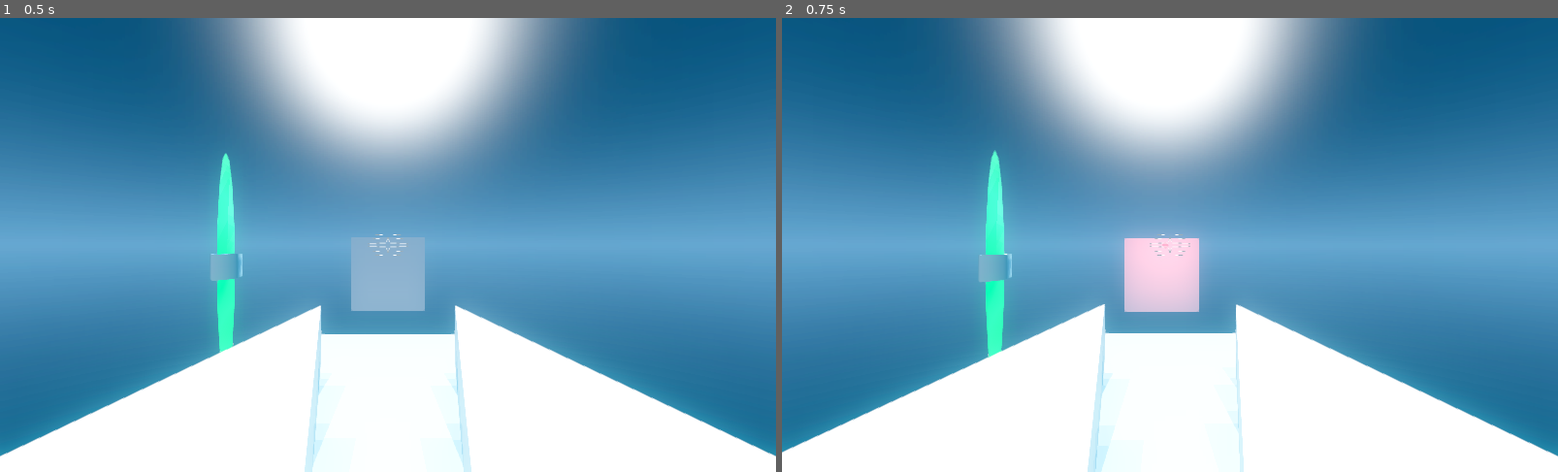
Above: before the commit, frames 1-2 (left to right).
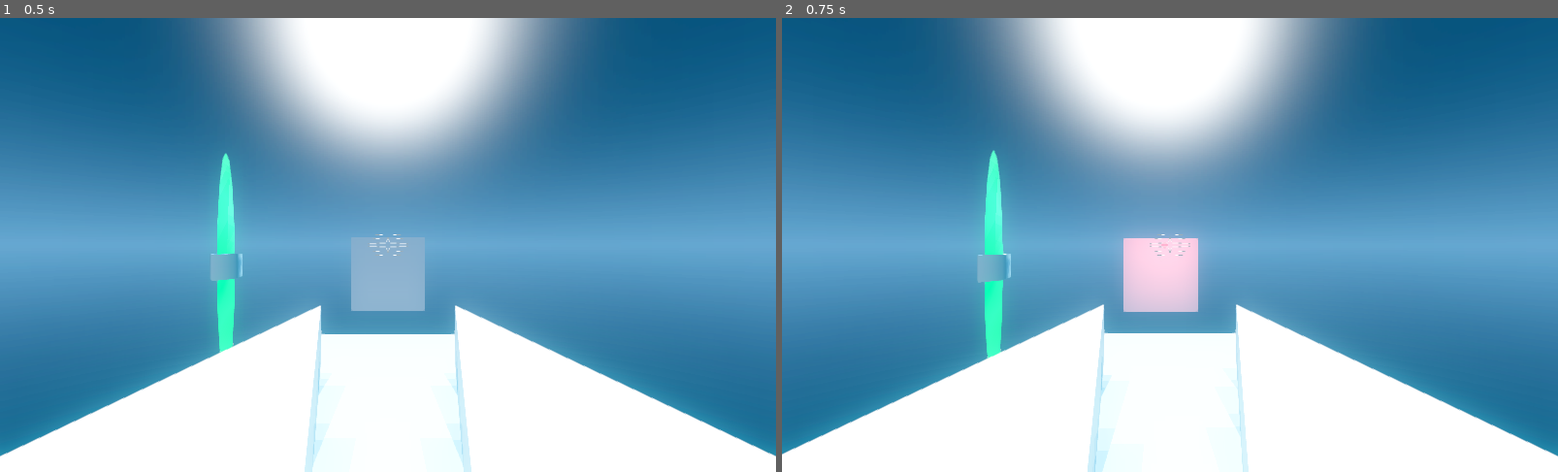
Above: after the commit, the same moments.

Repository: TheEvenOnes/core-breach
Game: Godot game, scene res://src/arena/Arena.tscn
Same seed, same stepped clock (60 frames per second), same inputs: the game is played once before the commit and once after it.
Inputs (mouse positions are in pixels of both pictures, inside the frame that each line leads up to):
- Up to frame 1 (0.5 s): no input
- Up to frame 2 (0.75 s): tap Enter at 0.5 s; move the mouse to (1208, 245) at 0.52 s; hold W (throttle_forward) from 0.53 s (still down); click (1208, 245) at 0.6 s

Frame 1 is identical in both runs. In frame 2, 0.7% of the frame differs, in the area x 0-99%, y 29-100%.

Commit message:
Add projectile impact sounds, make camera follow target faster

Diff:
--- a/src/arena/Arena.tscn
+++ b/src/arena/Arena.tscn
@@ -40,7 +40,7 @@
 transform = Transform( 1, 0, 0, 0, 1, 0, 0, 0, 1, 0, 0.8, 1.6 )
 current = true
 target = NodePath("../Spaceship/InterpolatedCamera")
-speed = 20.0
+speed = 30.0
 enabled = true
 
 [node name="Spaceship" type="RigidBody" parent="."]
--- a/src/weapon/ProjectileExplodeEffect.tscn
+++ b/src/weapon/ProjectileExplodeEffect.tscn
@@ -1,21 +1,22 @@
-[gd_scene load_steps=5 format=2]
+[gd_scene load_steps=6 format=2]
 
 [ext_resource path="res://src/weapon/ProjectileExplodeEffect.gd" type="Script" id=1]
+[ext_resource path="res://assets/projectile-impact.wav" type="AudioStream" id=2]
 
-[sub_resource type="SpatialMaterial" id=2]
+[sub_resource type="SpatialMaterial" id=1]
 params_billboard_mode = 3
 params_billboard_keep_scale = true
 particles_anim_h_frames = 1
 particles_anim_v_frames = 1
 particles_anim_loop = false
 emission_enabled = true
-emission = Color( 1, 1, 1, 1 )
+emission = Color( 1, 0.235294, 0.235294, 1 )
 emission_energy = 1.0
 emission_operator = 0
 emission_on_uv2 = false
 
-[sub_resource type="QuadMesh" id=1]
-material = SubResource( 2 )
+[sub_resource type="QuadMesh" id=2]
+material = SubResource( 1 )
 size = Vector2( 0.1, 0.1 )
 
 [sub_resource type="Curve" id=3]
@@ -25,11 +26,18 @@
 emitting = false
 amount = 150
 one_shot = true
-speed_scale = 2.0
-mesh = SubResource( 1 )
+speed_scale = 4.0
+mesh = SubResource( 2 )
 spread = 180.0
 gravity = Vector3( 0, 0, 0 )
 initial_velocity = 1.0
 initial_velocity_random = 1.0
 scale_amount_curve = SubResource( 3 )
 script = ExtResource( 1 )
+
+[node name="ImpactSFX" type="AudioStreamPlayer3D" parent="."]
+stream = ExtResource( 2 )
+unit_db = -10.0
+unit_size = 20.0
+max_db = 0.0
+autoplay = true
Not shown, added: assets/projectile-impact.wav.import
Not shown, added: assets/projectile-impact.wav
